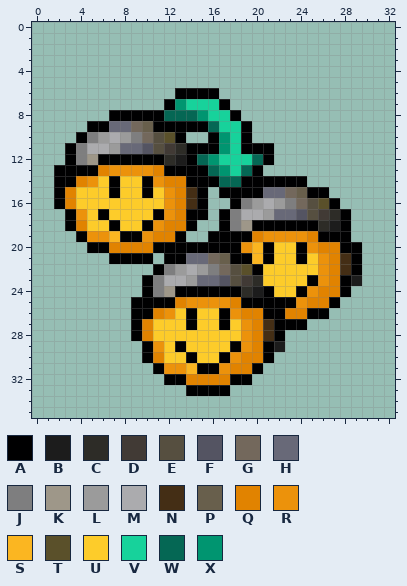
Pixel-art sprite, stored at tab/quests_red_minigames.png. Above, as it was before the edit.
The file is 33x36 pixels. Colours within 5 levels of each other are drawn and written as one.
Palette (. is transparent): A #000001  B #1c1c1c  C #2d2c27  D #413a35  E #564f40  F #545462  G #73685c  H #686978  J #7e7e7f  K #9e9789  L #9b9b9b  M #ababae  N #442e15  P #685f4c  Q #e18300  R #ec920b  S #fbb621  T #5a502a  U #fdcc2a  V #17d29b  W #056754  X #009570
Pixels before, first column x 2:
 6 ...........AAAA.............
 7 ..........AXVVVA............
 8 .....AAAAAWWWXVVA...........
 9 ...AAHHGPAAAAAWVVA..........
10 ..AJLMLJGETA..AXVA..........
11 .AJMMLHHFEDCAAAXVAAA........
12 .AJKAAAAAACBAWXVVVWA........
13 AAAAQRRRRQAAAAWXVWA.........
14 AAQRUAUUARQQAAAWWAAAAAA.....
15 AQUUUAUUAURQNA.AAAAHHGPAA...
16 AQUUUUUUUURQNA..AJLMLJGETA..
17 .ARUAUUUUARQAA.AJMMLHHFEDCA.
18 .AQUUAUUARQQA..AJKAAAAAACBA.
19 ..ARRSAARQQA..AAAAQRRRRQAAA.
20 ...AAQQQQAAAAAAAARSAUUARQQAA
21 .....AAAA.AAHHGPAASAUUAURQNA
22 .........AJLMLJGETAUUUUURQNA
23 ........AJMMLHHFEDCUUUUARQAB
24 ........AJKAAAAAACBAUUARQQA.
25 .......AAAAQRRRRQAAAAARQQA..
26 .......AAQRUAUUARQQAAQQAA...
27 .......AQUUUAUUAURQNAAA.....
28 .......AQUUUUUUUURQNA.......
29 ........ARUAUUUUARQAB.......
30 ........AQUUAUUARQQA........
31 .........ARRSAARQQA.........
32 ..........AAQQQQAA..........
33 ............AAAA............
After the commit:
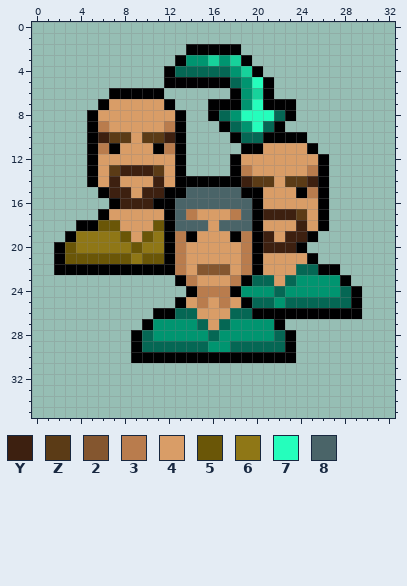
Colours new in this view: Y #3d2010  Z #5b3b16  2 #84562f  3 #b97c4d  4 #d99d67  5 #6a5607  6 #8f7716  7 #25febc  8 #4a6468
From old to new:
Changed rows in their new state; - is an unchanged pixel.
first column x 2:
 2 ------------AAAAA-----------
 3 -----------AXXVXVA----------
 4 ----------AWWWWWXVA---------
 5 ----------AAAAAAWX7A--------
 6 -----AAAAA-....-AXVA--------
 7 ----A44444-...A-AX7AAA------
 8 ---A4444444A..AWX777WA------
 9 ----3444443-...AWX7WA-------
10 --.AYZZ4ZZY---..AWWAAAA-----
11 -..A3A444A3A.....--4444A----
12 -..A4444444A....A4444444A---
13 ...-4ZYYYZ4-....A3444443A---
14 ...A4Y444Y4A---AAYZZ4ZZYA---
15 ....AYY4YYAA88888--444A3----
16 .....AYYYAA8888888A44444A.--
17 -...-44444A8344438AYYYZ4A..-
18 -.AA554445A8884888-444Y4A..-
19 -A66665456A3A444-3AY4YYA...-
20 A566666566-3444443AYYY-.....
21 A555555655-3444443A4444A....
22 AAAAAAAAA-A3422243-444WWAA..
23 --------...A34443AWW4WXXXX-.
24 --------....-333-XXXWXXXXXWA
25 -------....A43434-WWXWWWWWWA
26 -------..AAWW444WWA--AA--AAA
27 -------.AXXXXW4WXXXX-..-----
28 --------WXXXXXWXXXXXWA------
29 -------AWWWWWWXXWWWWWA------
30 -------A-AAA-AA-AAA-AA------
31 ---------..........---------
32 ----------........----------
33 ------------....------------
